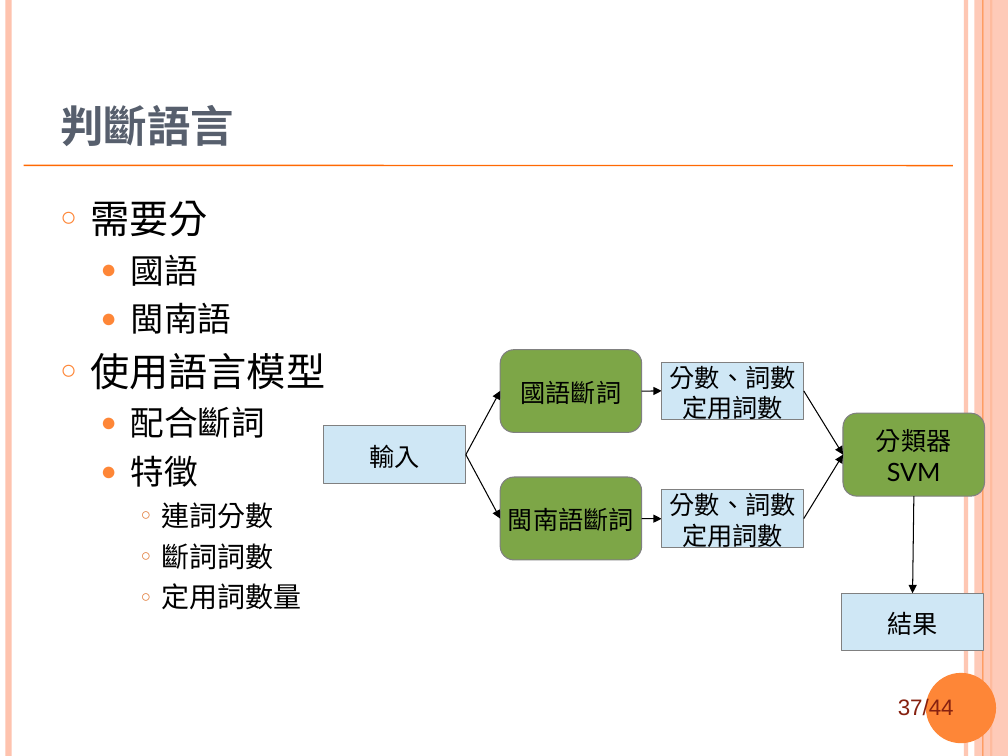
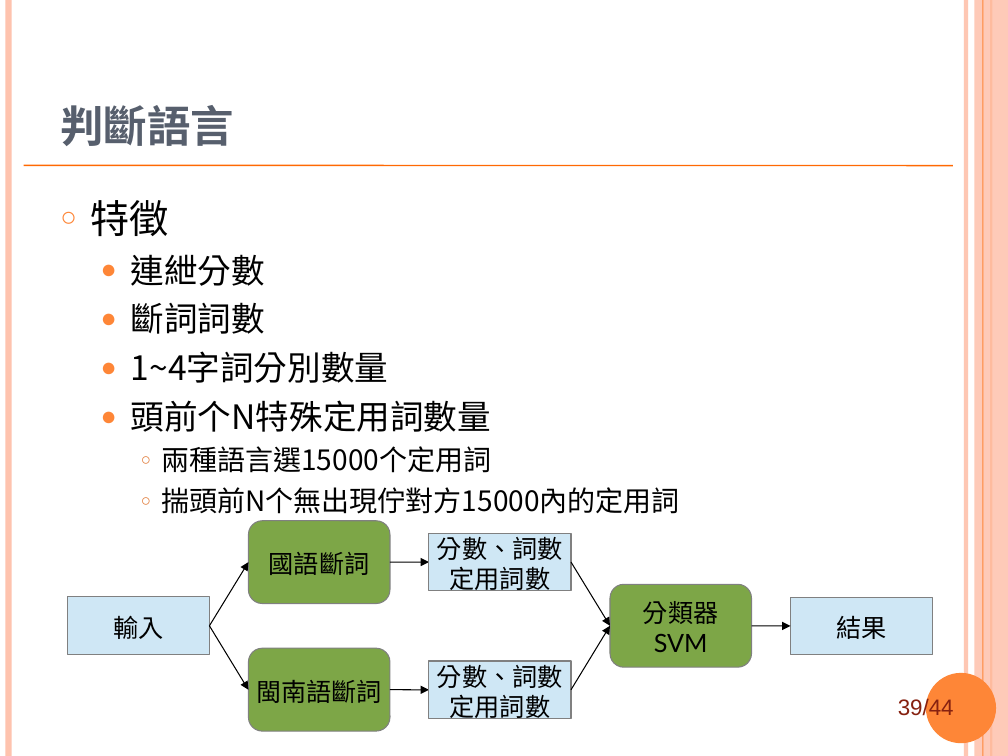
Before and after one commit to sih4sing5hong5/po3-ko3_tau5-iann2-phinn3, a slide deck: slide 39 of 翻譯報告.ppt (slide 37 before the commit). Drawn at 1008x756 pixels with LibreOffice and Linux fonts; fonts in the diff are those of the drawing; background and template pictures are left out. Boxes give left, top, right and bottom in pixels: in the first picture for what was removed or moved away, otherwise in the second. Text is boxed around its words. In the diff, an @@ line names an element or a change of style, - is before the commit and + after.

Commit message:
上尾語言判斷寫較齊 丞宏

```diff
--- a/翻譯報告.ppt
+++ b/翻譯報告.ppt
@@ text at (90, 200, 325, 438): paragraphs removed @@
-○ 需要分
-  ● 國語
-  ● 閩南語
-○ 使用語言模型
-  ● 配合斷詞
@@ text at (90, 200, 265, 334): size 24 to 28 pt in "特徵"; size 20 to 24 pt in "斷詞詞數"; bullet ● to ○; list level 2 to 1 in "特徵"; bullet ○ to ●; list level 3 to 2 in "斷詞詞數"; bullet colour #E0752F to #FE8637 @@
@@ text at (131, 254, 265, 286): text changed; size 20 to 24 pt @@
-    ○ 連詞分數
+  ● 連紲分數
@@ text at (131, 351, 680, 514): text changed @@
-    ○ 定用詞數量
+  ● 1~4字詞分別數量
+  ● 頭前个N特殊定用詞數量
+    ○ 兩種語言選15000个定用詞
+    ○ 揣頭前N个無出現佇對方15000內的定用詞
@@ arrow removed from (642, 391) to (661, 391) @@
@@ arrow removed from (914, 496) to (912, 594) @@
@@ rounded rectangle "國語斷詞": place and size @@
-rounded rectangle "國語斷詞" at (500, 350, 641, 432)
+rounded rectangle "國語斷詞" at (248, 521, 389, 604)
@@ arrow removed from (642, 518) to (661, 519) @@
@@ arrow moved from (466, 455) - (500, 391) to (210, 626) - (248, 562) @@
@@ arrow added from (390, 562) to (429, 562), #000000 0.74 pt @@
@@ 2 rectangles, 2 arrows: place and size @@
-2 rectangles, 2 arrows at (661, 362, 843, 547)
+2 rectangles, 2 arrows at (429, 533, 610, 719)
@@ rectangle "輸入": place and size @@
-rectangle "輸入" at (324, 425, 466, 483)
+rectangle "輸入" at (68, 597, 210, 654)
@@ rounded rectangle "分類器": place and size @@
-rounded rectangle "分類器" at (843, 413, 984, 496)
+rounded rectangle "分類器" at (610, 585, 751, 667)
@@ rectangle "結果": place and size @@
-rectangle "結果" at (842, 594, 984, 651)
+rectangle "結果" at (790, 597, 932, 654)
@@ arrow moved from (466, 455) - (500, 518) to (210, 626) - (248, 689) @@
@@ arrow added from (752, 626) to (790, 626), #000000 0.74 pt @@
@@ rounded rectangle "閩南語斷詞": place and size @@
-rounded rectangle "閩南語斷詞" at (500, 477, 641, 559)
+rounded rectangle "閩南語斷詞" at (248, 648, 389, 731)
@@ arrow added from (390, 689) to (429, 689), #000000 0.74 pt @@
@@ page number at (898, 697, 954, 720): text changed @@
-37/44
+39/44
```
Also in this commit, not shown: 2 other slides changed, 4 slides added, 3 slides removed.
